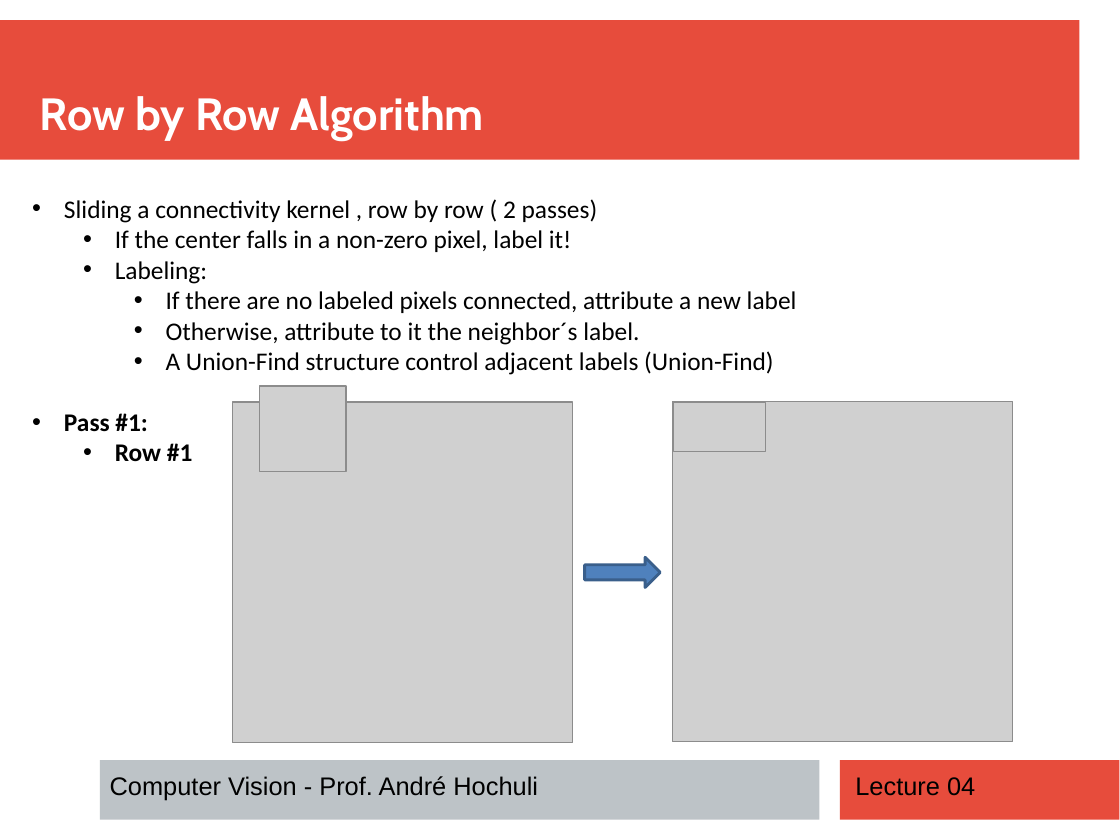
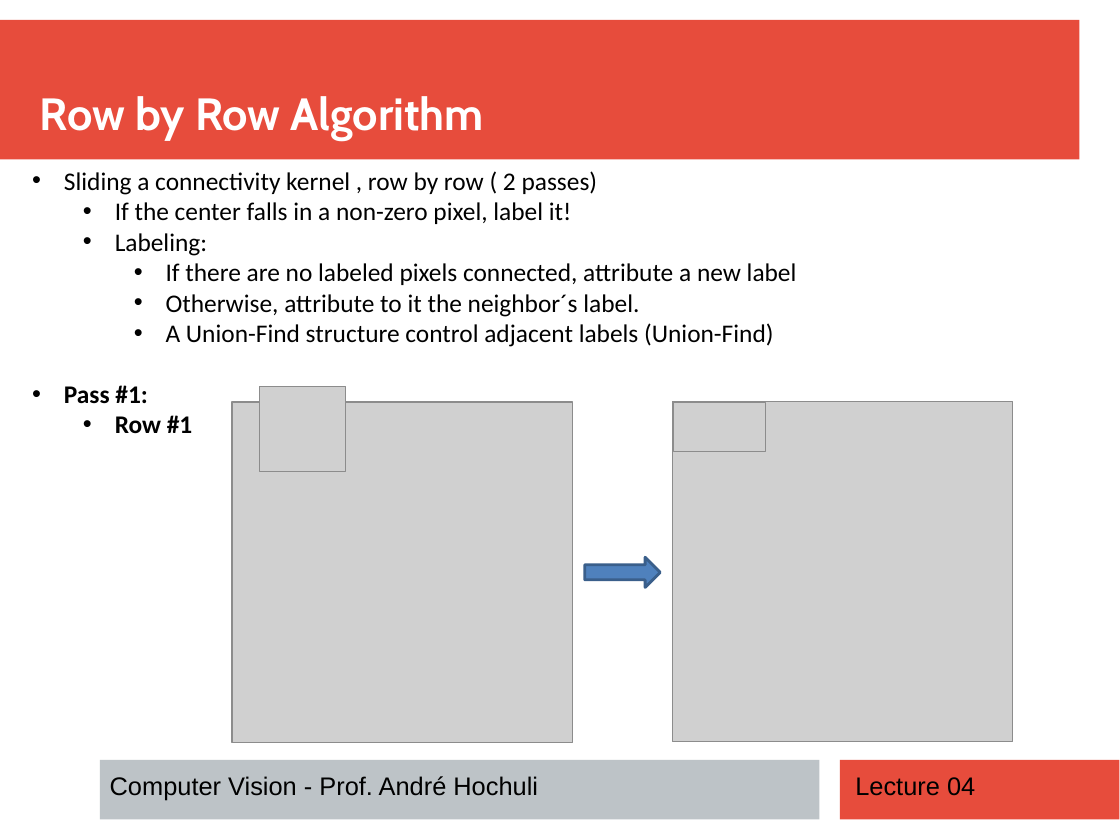
Before and after one commit to andrehochuli/teaching, a slide deck: slide 6 of ComputerVision/Lecture 04 - Finding Components/Lecture 04 - Component Segmentation.pptx. Drawn at 1120x840 pixels with LibreOffice and Linux fonts; fonts in the diff are those of the drawing; grey boxes stand for pictures. Boxes give left, top, right and bottom in pixels: in the first picture for what was removed or moved away, otherwise in the second. Text is boxed around its words. In the diff, an @@ line names an element or a change of style, - is before the commit and + after.

```diff
--- a/ComputerVision/Lecture 04 - Finding Components/Lecture 04 - Component Segmentation.pptx
+++ b/ComputerVision/Lecture 04 - Finding Components/Lecture 04 - Component Segmentation.pptx
@@ text "Sliding a connectivity kernel , ...": place and size @@
-text "Sliding a connectivity kernel , ..." at bbox=[64, 199, 797, 462]
+text "Sliding a connectivity kernel , ..." at bbox=[64, 171, 797, 434]
```
Also in this commit, not shown: 13 other slides changed, 2 other files.
